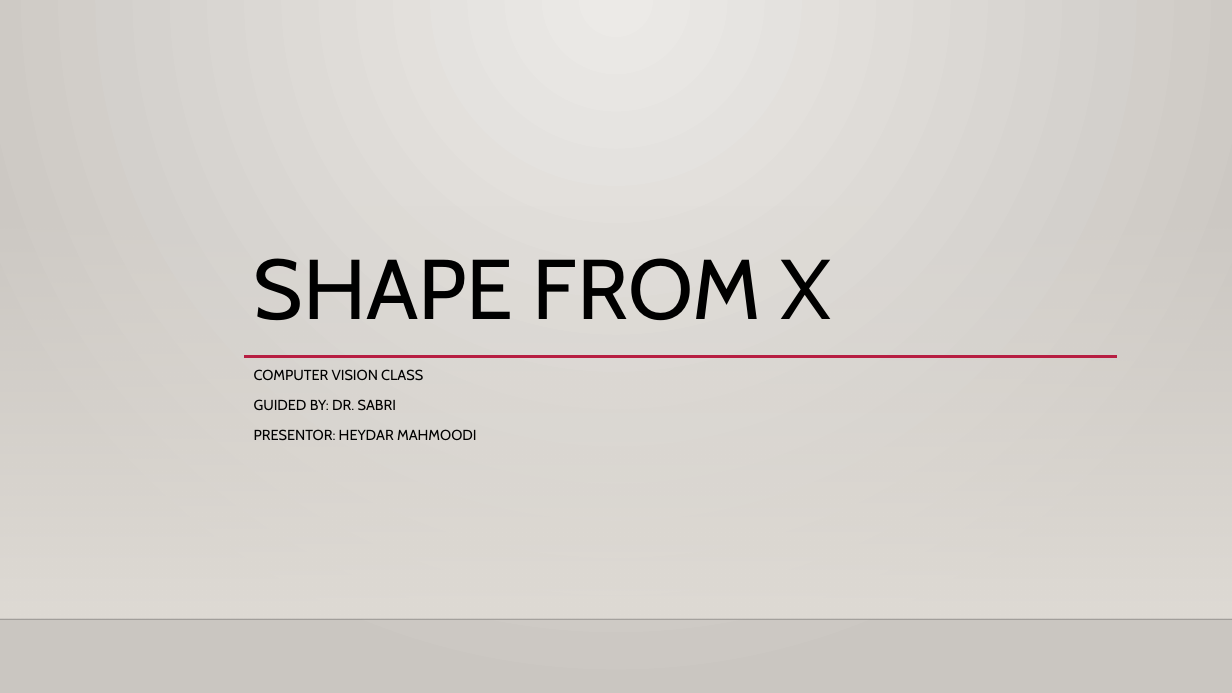
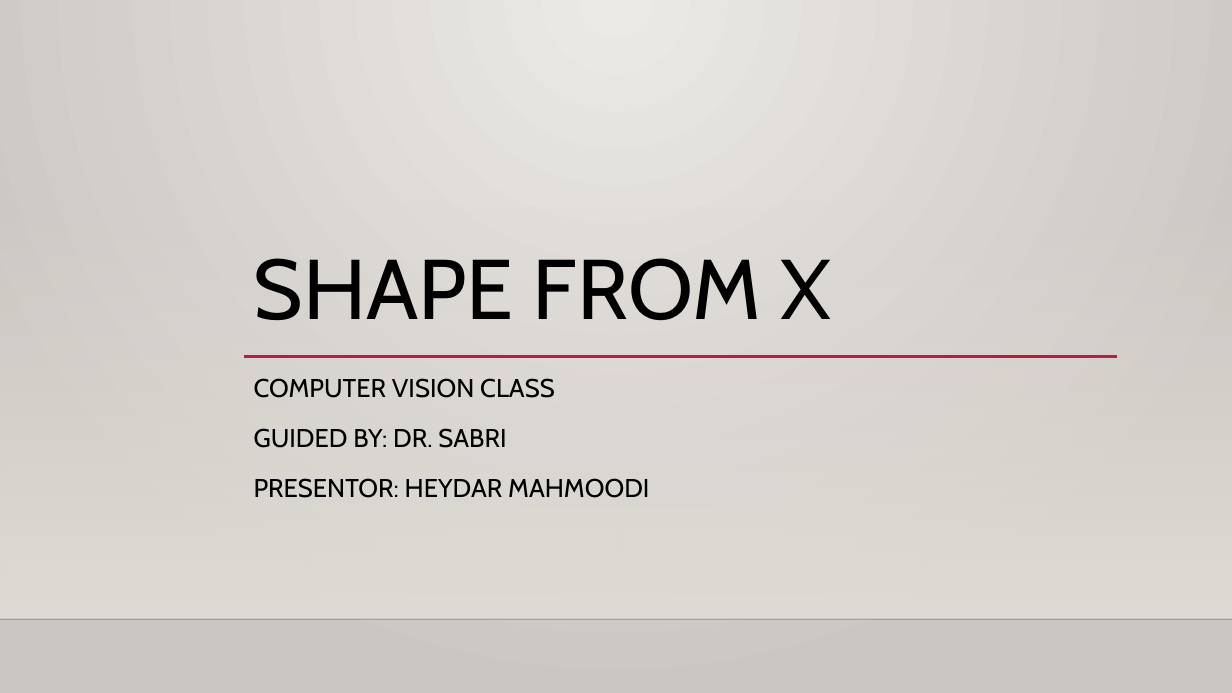
Before and after one commit to SC-One/ShapeFromX_Uni_report, a slide deck: slide 1 of Presentation/ShapeFromX_v1.pptx. Drawn at 1232x693 pixels with LibreOffice and Linux fonts; fonts in the diff are those of the drawing; background and template pictures are left out. Boxes give left, top, right and bottom in pixels: in the first picture for what was removed or moved away, otherwise in the second. Text is boxed around its words. In the diff, an @@ line names an element or a change of style, - is before the commit and + after.

```diff
--- a/Presentation/ShapeFromX_v1.pptx
+++ b/Presentation/ShapeFromX_v1.pptx
@@ subtitle "COMPUTER VISION CLASS" at (x1=254, y1=378, x2=649, y2=498): size 11.2 to 20 pt; line spacing 1 to 1.2 @@
```
Also in this commit, not shown: 4 other slides changed, 13 slides added, 2 slides removed.
